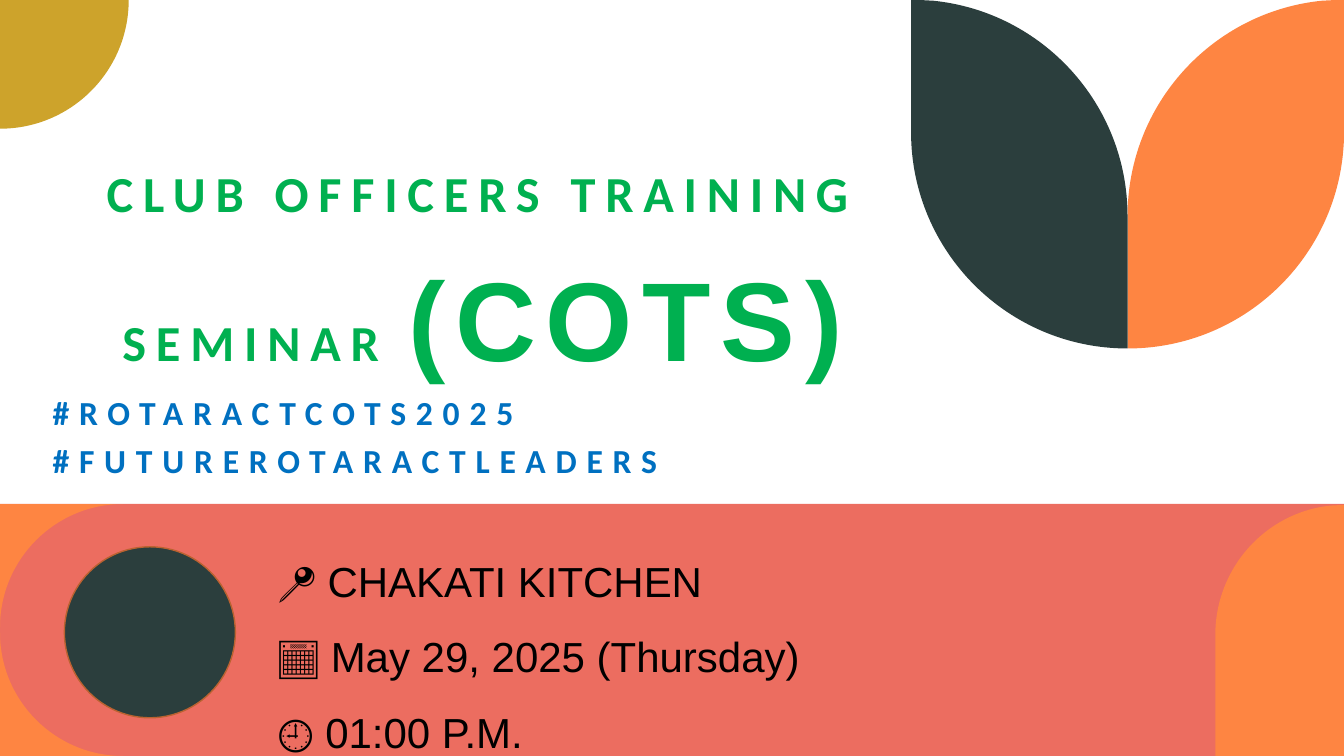
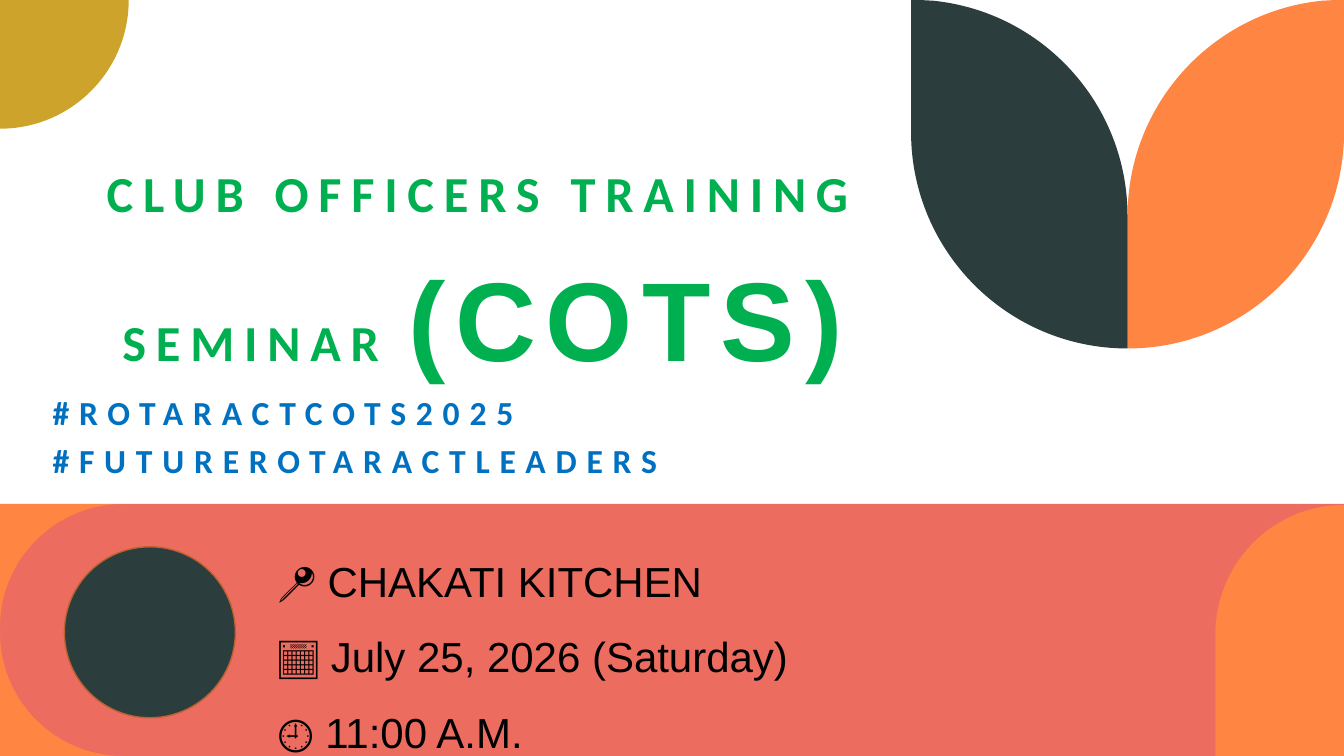
Before and after one commit to nabinchaliseofficial/nabinchalise.com.np, a slide deck: slide 1 of r/cots/cotsanil.pptx. Drawn at 1344x756 pixels with LibreOffice and Linux fonts; fonts in the diff are those of the drawing; background and template pictures are left out. Boxes give left, top, right and bottom in pixels: in the first picture for what was removed or moved away, otherwise in the second. Text is boxed around its words. In the diff, an @@ line names an element or a change of style, - is before the commit and + after.

```diff
--- a/r/cots/cotsanil.pptx
+++ b/r/cots/cotsanil.pptx
@@ text at (x1=325, y1=641, x2=788, y2=749): text changed @@
-📅 May 29, 2025 (Thursday)
-🕘 01:00 P.M.
+📅 July 25, 2026 (Saturday)
+🕘 11:00 A.M.
```
Also in this commit, not shown: 1 other file.
